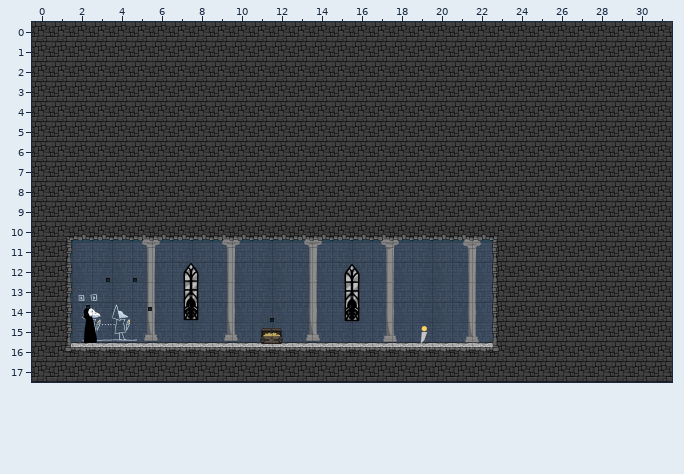
Tiled map (JSON) -- Physics/Physics/assets/level1.tmj. Above is the file before it was changed.
Cells are 300x300 px. Shown: x 0..31, y 0..17.
New version:
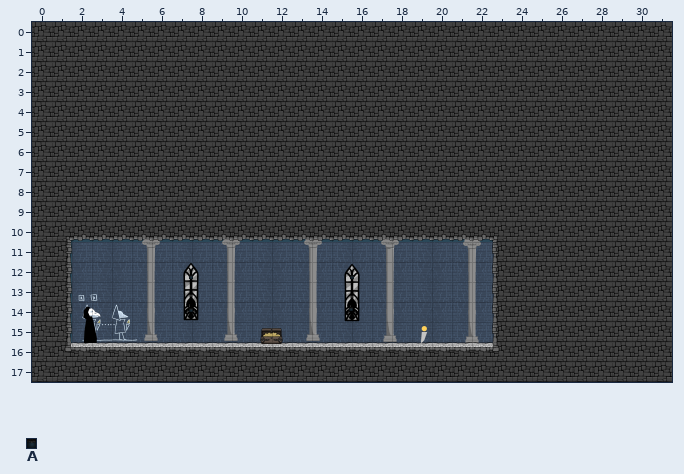
Key: from "backgroundAssets": A 10 "light".
Objects are placed by their top-left corner, in cells (3,4 is the top-left corner of cell 3,4); size is 1x1 cell unless given.
Edits made:
Layer "Action Entities":
Object A "light" at 3.7,12.8 size 0.2x0.2 becomes A "light" at 7.9,12.6 size 0.2x0.2.
Object A "light" at 5.8,14.2 size 0.2x0.2 becomes A "light" at 15.9,12.7 size 0.2x0.2.
Object A "light" at 11.9,14.8 size 0.2x0.2 becomes A "light" at 15.9,14.2 size 0.2x0.2.
Object A "light" at 2.7,14.2 size 0.2x0.2 becomes A "light" at 7.8,14.3 size 0.2x0.2.
Object A "colM" at 5.1,12.8 size 0.2x0.2 is removed.
